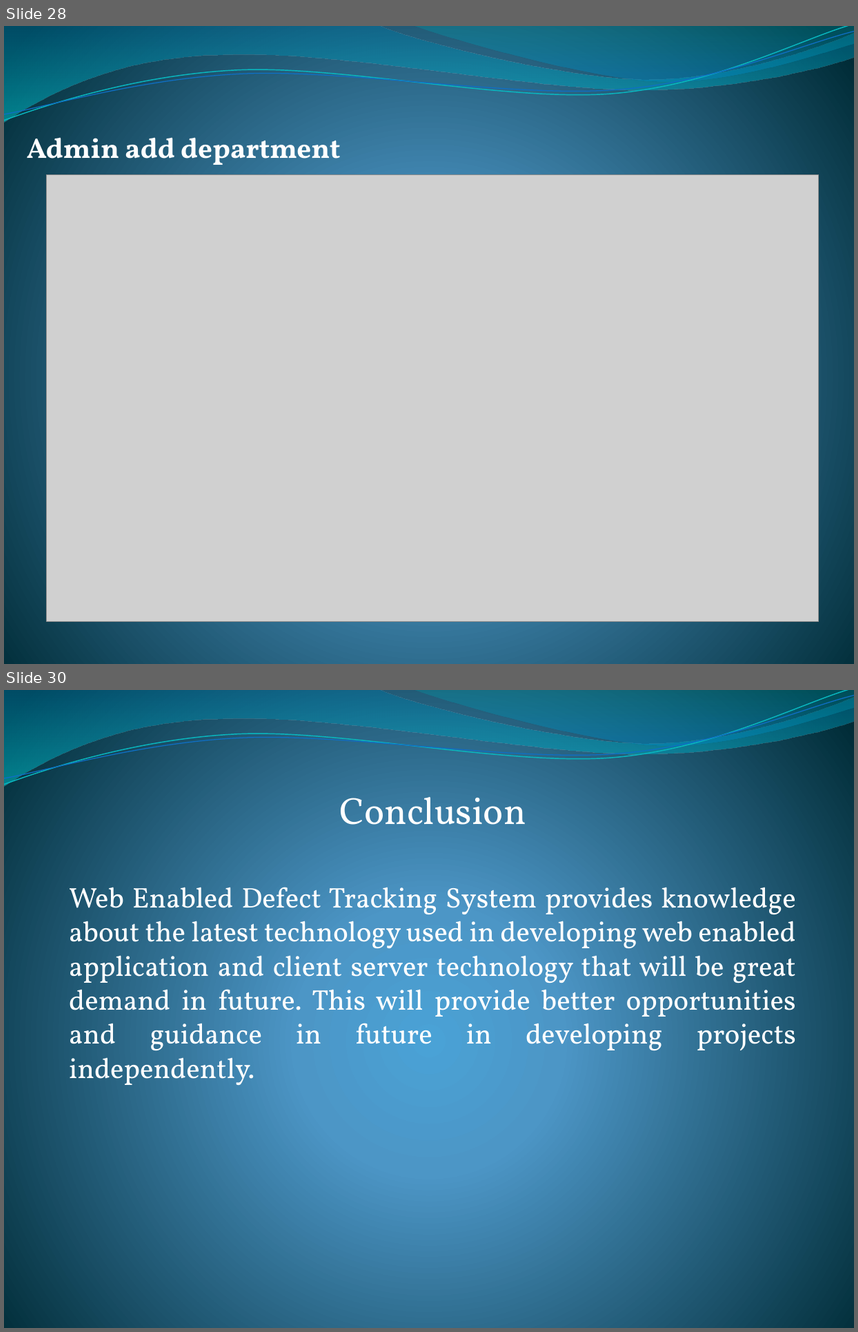
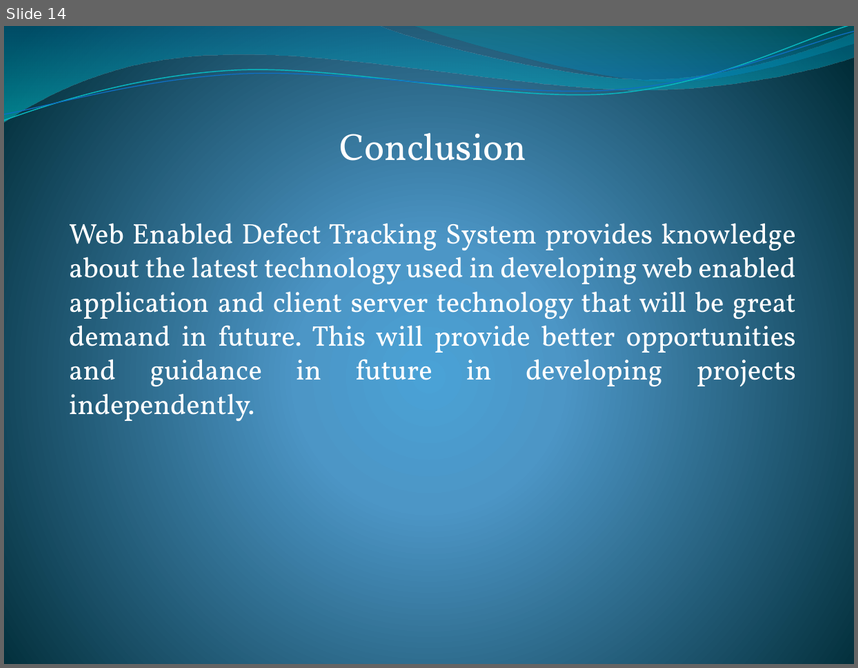
Before and after one commit to ramimhossain12/Bug-Tracking-System, a slide deck: Presentation/DEFECT TRACKING SYSTEM.pptx. Shown one above the other, each under a label of ours: slides 28 and 30 before the commit, slide 14 after it; the slides between them are not shown. The pictures are 858x1332 and 858x668 pixels, drawn with LibreOffice and Linux fonts; fonts in the diff are those of the drawing; grey boxes stand for pictures. Boxes give left, top, right and bottom in pixels: in the first picture for what was removed or moved away, otherwise in the second. Text is boxed around its words. In the diff, an @@ line names an element or a change of style, - is before the commit and + after.

```diff
--- a/Presentation/DEFECT TRACKING SYSTEM.pptx
+++ b/Presentation/DEFECT TRACKING SYSTEM.pptx
@@ slide 28 removed at bbox=[4, 26, 854, 664], background gradient #4AA0D6 to #4C98C7 to #002C38; not listed: 4 template elements that a slide beside it also shows @@
@@ text removed at bbox=[27, 137, 341, 165] @@
-Admin add department
@@ picture removed at bbox=[47, 175, 818, 621] @@
@@ what was slide 30 is now slide 14 @@
```
Also in this commit, not shown: 1 slide changed, 16 other slides removed, 15 other files.
